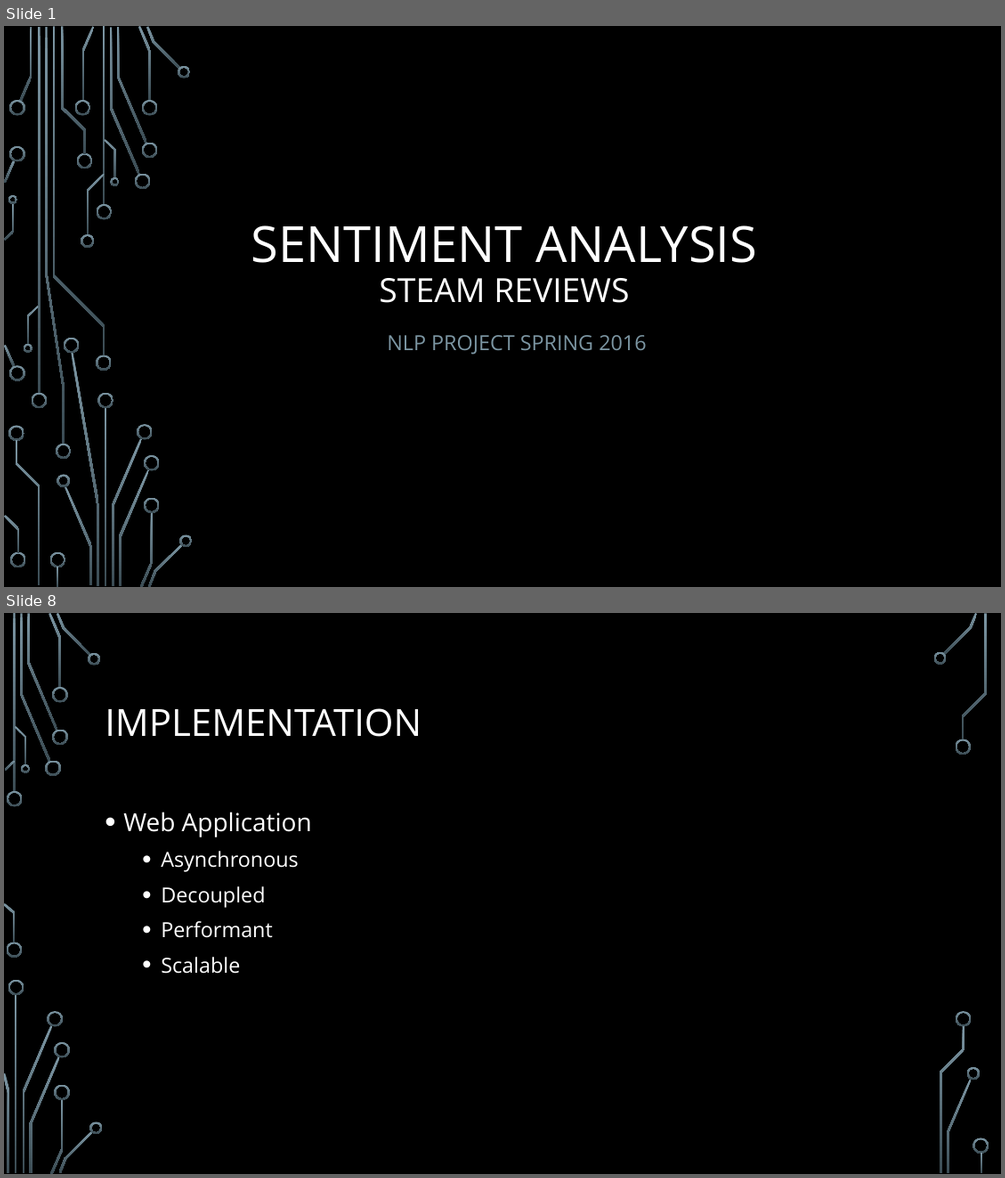
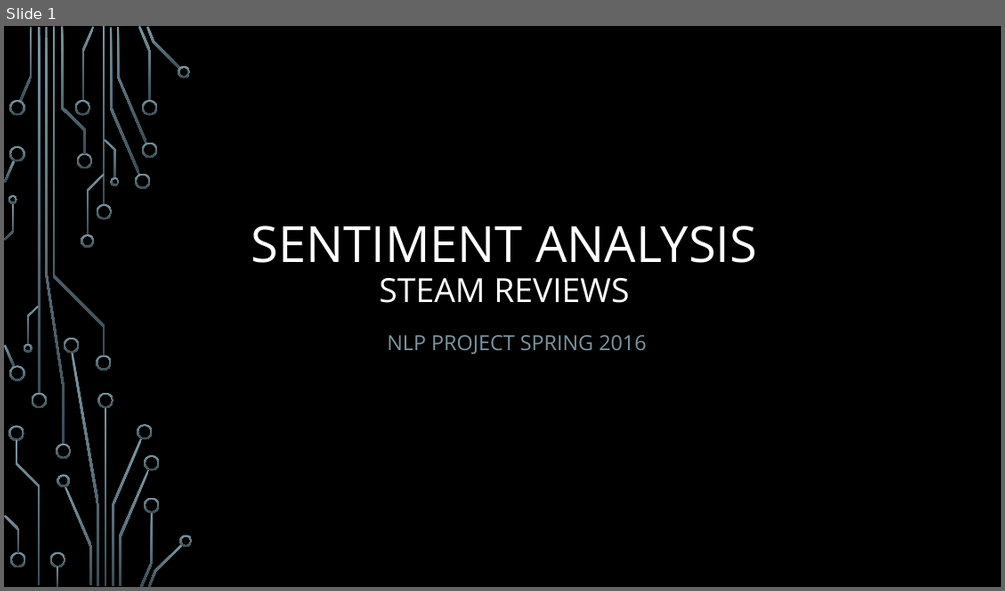
Before and after one commit to cypherix93/nlp-steam-reviews-analysis, a slide deck: docs/Presentation.pptx. Shown one above the other, each under a label of ours: slides 1 and 8 before the commit, slide 1 after it; the slides between them are not shown. The pictures are 1005x1178 and 1005x591 pixels, drawn with LibreOffice and Linux fonts; fonts in the diff are those of the drawing; background and template pictures are left out. Boxes give left, top, right and bottom in pixels: in the first picture for what was removed or moved away, otherwise in the second. Text is boxed around its words. In the diff, an @@ line names an element or a change of style, - is before the commit and + after.

```diff
--- a/docs/Presentation.pptx
+++ b/docs/Presentation.pptx
@@ slide 8 removed at bbox=[4, 613, 1001, 1174], background picture (left out) @@
@@ title removed at bbox=[105, 708, 421, 737] @@
-IMPLEMENTATION
@@ text removed at bbox=[123, 811, 312, 973] @@
-• Web Application
-  • Asynchronous
-  • Decoupled
-  • Performant
-  • Scalable
@@ group removed at bbox=[4, 613, 989, 1174]: 33 freeform shapes, 3 rectangles @@
```
Also in this commit, not shown: 3 slides changed, 5 slides added, 3 other slides removed, 1 other file.
